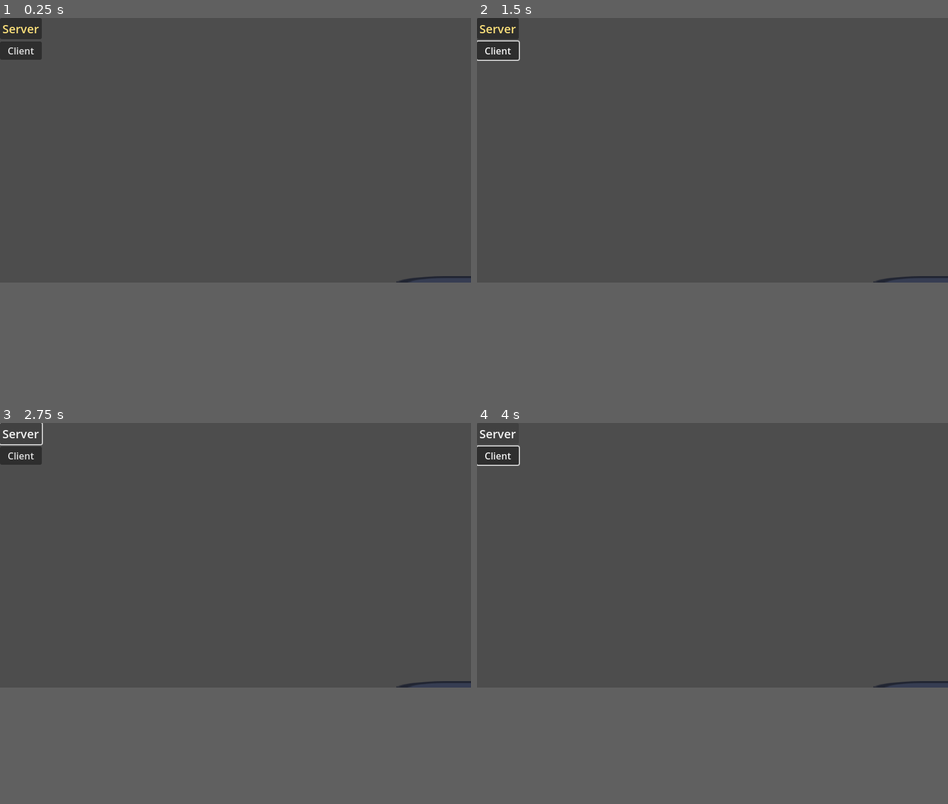
Above: before the commit, frames 1-4 (two rows, left to right).
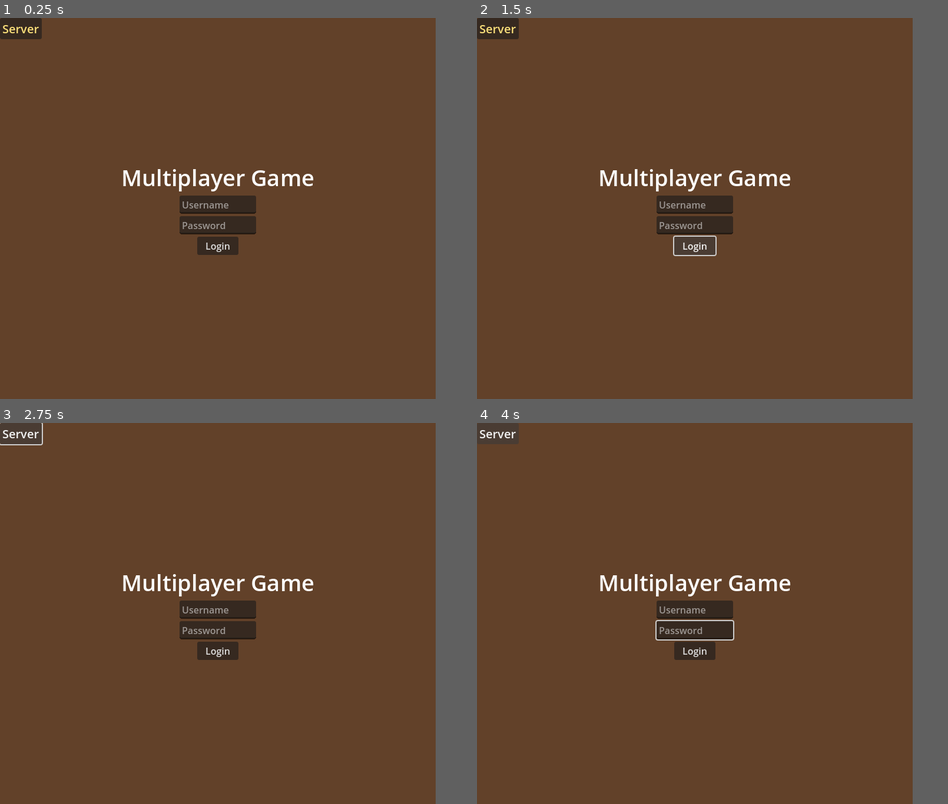
Above: after the commit, the same moments.

Repository: kadamczak/multiplayer-game
Game: Godot game, scene res://scenes/scene_example.tscn
Two runs of this game, one before a commit and one after it. Both use one fixed random seed, a clock stepped at 60 frames per second and the inputs below. The engine's default icon, where the game draws it, is replaced by a stand-in: a white triangle on a blue panel in a dark square.
Inputs (mouse positions are in pixels of both pictures, inside the frame that each line leads up to):
- Up to frame 1 (0.25 s): no input
- Up to frame 2 (1.5 s): click (495, 52) at 0.5 s, where only the run before the commit has a clickable "Client"; click (712, 178) at 1.25 s, where only the run after the commit has a clickable "Login"
- Up to frame 3 (2.75 s): click "Server" at 2 s
- Up to frame 4 (4 s): hold Right (ui_right) 2.78-3.53 s; hold Down (ui_down) from 3.53 s (still down)
In our replay, the window is 800x450 before the commit and 740x648 after it. These sizes can differ from the game's own. Grey fills any space a smaller window leaves; there, only what the larger window draws over its background counts as a difference.

The runs differ from the first frame. In frame 1, 64% of the frame differs, in the area x 0-100%, y 0-70%; in frame 2, 64%; in frame 3, 64%; in frame 4, 64%.

Commit message:
Begin implementing login page

Diff:
--- a/project.godot
+++ b/project.godot
@@ -23,8 +23,7 @@
 
 [display]
 
-window/size/viewport_width=800
-window/size/viewport_height=450
+window/size/viewport_width=740
 window/size/initial_position_type=3
 
 [dotnet]
--- a/scenes/network_player.tscn
+++ b/scenes/network_player.tscn
@@ -1,10 +1,13 @@
-[gd_scene load_steps=4 format=3 uid="uid://ifha2oyc3bqr"]
+[gd_scene load_steps=5 format=3 uid="uid://ifha2oyc3bqr"]
 
 [ext_resource type="Script" uid="uid://dmw6hayj3ypqb" path="res://scripts/network_player.gd" id="1_5l5im"]
 [ext_resource type="Texture2D" uid="uid://b4vskhtyxw33g" path="res://icon.svg" id="1_27uls"]
 
 [sub_resource type="RectangleShape2D" id="RectangleShape2D_5l5im"]
 size = Vector2(117, 116)
+
+[sub_resource type="LabelSettings" id="LabelSettings_5l5im"]
+font_color = Color(0.99999994, 0.68630767, 0.18687186, 1)
 
 [node name="NetworkPlayer" type="CharacterBody2D"]
 script = ExtResource("1_5l5im")
@@ -15,3 +18,13 @@
 [node name="CollisionShape2D" type="CollisionShape2D" parent="."]
 position = Vector2(0.5, 0)
 shape = SubResource("RectangleShape2D_5l5im")
+
+[node name="Label" type="Label" parent="."]
+offset_left = -60.0
+offset_top = -93.0
+offset_right = 59.0
+offset_bottom = -70.0
+text = "Player"
+label_settings = SubResource("LabelSettings_5l5im")
+horizontal_alignment = 1
+visible_characters = 6
--- a/scenes/network_ui.tscn
+++ b/scenes/network_ui.tscn
@@ -1,6 +1,12 @@
-[gd_scene load_steps=2 format=3 uid="uid://ctjlkt8hpen53"]
+[gd_scene load_steps=4 format=3 uid="uid://ctjlkt8hpen53"]
 
 [ext_resource type="Script" uid="uid://7n6msicmnack" path="res://scripts/network_ui.gd" id="1_rqm01"]
+
+[sub_resource type="LabelSettings" id="LabelSettings_rqm01"]
+font_size = 38
+
+[sub_resource type="StyleBoxFlat" id="StyleBoxFlat_rqm01"]
+bg_color = Color(0.3846647, 0.25553435, 0.16041034, 1)
 
 [node name="NetworkUI" type="Control"]
 layout_mode = 3
@@ -9,12 +15,14 @@
 anchor_bottom = 1.0
 grow_horizontal = 2
 grow_vertical = 2
+size_flags_horizontal = 3
+size_flags_vertical = 6
 script = ExtResource("1_rqm01")
 
 [node name="VBoxContainer" type="VBoxContainer" parent="."]
-layout_mode = 0
-offset_right = 40.0
-offset_bottom = 40.0
+layout_mode = 1
+offset_right = 71.0
+offset_bottom = 71.0
 
 [node name="ServerButton" type="Button" parent="VBoxContainer"]
 layout_mode = 2
@@ -23,9 +31,66 @@
 theme_override_font_sizes/font_size = 20
 text = "Server"
 
-[node name="ClientButton" type="Button" parent="VBoxContainer"]
+[node name="Login" type="VBoxContainer" parent="."]
+layout_mode = 1
+anchors_preset = 8
+anchor_left = 0.5
+anchor_top = 0.5
+anchor_right = 0.5
+anchor_bottom = 0.5
+offset_left = -91.0
+offset_top = -64.0
+offset_right = 91.0
+offset_bottom = 64.0
+grow_horizontal = 2
+grow_vertical = 2
+
+[node name="GameNameLabel" type="Label" parent="Login"]
 layout_mode = 2
-text = "Client"
+text = "Multiplayer Game"
+label_settings = SubResource("LabelSettings_rqm01")
+horizontal_alignment = 1
+vertical_alignment = 1
+
+[node name="UsernameInput" type="LineEdit" parent="Login"]
+custom_minimum_size = Vector2(130, 0)
+layout_mode = 2
+size_flags_horizontal = 4
+placeholder_text = "Username"
+max_length = 30
+
+[node name="PasswordInput" type="LineEdit" parent="Login"]
+custom_minimum_size = Vector2(130, 0)
+layout_mode = 2
+size_flags_horizontal = 4
+placeholder_text = "Password"
+max_length = 256
+secret = true
+
+[node name="LoginButton" type="Button" parent="Login"]
+custom_minimum_size = Vector2(70, 0)
+layout_mode = 2
+size_flags_horizontal = 4
+text = "Login"
+
+[node name="ErrorLabel" type="Label" parent="Login"]
+visible = false
+layout_mode = 2
+text = "Error!"
+horizontal_alignment = 1
+vertical_alignment = 1
+
+[node name="Panel" type="Panel" parent="."]
+z_index = -2
+z_as_relative = false
+layout_mode = 1
+anchors_preset = 15
+anchor_right = 1.0
+anchor_bottom = 1.0
+grow_horizontal = 2
+grow_vertical = 2
+mouse_filter = 2
+theme_override_styles/panel = SubResource("StyleBoxFlat_rqm01")
 
 [connection signal="pressed" from="VBoxContainer/ServerButton" to="." method="_on_server_button_pressed"]
-[connection signal="pressed" from="VBoxContainer/ClientButton" to="." method="_on_client_button_pressed"]
+[connection signal="pressed" from="Login/LoginButton" to="." method="_on_login_button_pressed"]
--- a/scenes/scene_example.tscn
+++ b/scenes/scene_example.tscn
@@ -8,8 +8,6 @@
 size = Vector2(627, 77)
 
 [node name="SceneExample" type="Node2D"]
-
-[node name="NetworkUI" parent="." instance=ExtResource("1_dbt5r")]
 
 [node name="PlayerSpawner" parent="." instance=ExtResource("2_e13io")]
 
@@ -38,3 +36,7 @@
 position = Vector2(-1.0000153, 2)
 scale = Vector2(5.1171875, 0.7109375)
 texture = ExtResource("3_e13io")
+
+[node name="CanvasLayer" type="CanvasLayer" parent="."]
+
+[node name="NetworkUI" parent="CanvasLayer" instance=ExtResource("1_dbt5r")]
--- a/scripts/network_ui.gd
+++ b/scripts/network_ui.gd
@@ -1,8 +1,57 @@
 extends Control
+
+@onready var username_input = $Login/UsernameInput
+@onready var password_input = $Login/PasswordInput
+@onready var http_request = HTTPRequest.new()
+
+func _ready():
+	add_child(http_request)
+	http_request.request_completed.connect(_on_login_response)
+	http_request.set_tls_options(TLSOptions.client_unsafe())
 
 func _on_server_button_pressed() -> void:
 	NetworkHandler.start_server()
 
+func _on_login_button_pressed() -> void:
+	var username = username_input.text
+	var password = password_input.text
 
-func _on_client_button_pressed() -> void:
-	NetworkHandler.start_client()
+	if username.is_empty() or password.is_empty():
+		print("Please fill all fields")
+		return
+
+	var body = JSON.stringify({
+		"UserName": username,
+		"Password": password
+	})
+
+	var headers = [
+		"Content-Type: application/json",
+		"Accept: application/json",
+		"X-Client-Type: Game"
+	]
+
+	var error = http_request.request(
+		"https://localhost:7110/v1/identity/login",
+		headers,
+		HTTPClient.METHOD_POST,
+		body
+	)
+
+	if error != OK:
+		print("Request failed with error: ", error)
+
+
+func _on_login_response(result, response_code, headers, body):
+	if response_code == 200:
+		var json = JSON.parse_string(body.get_string_from_utf8())
+		print("Login successful: ", json)
+
+		# Handle successful login (e.g., store token)
+
+
+		NetworkHandler.start_client()
+		visible = false
+	else:
+		print("Login failed with code: ", response_code)
+		print("Response: ", body.get_string_from_utf8())
